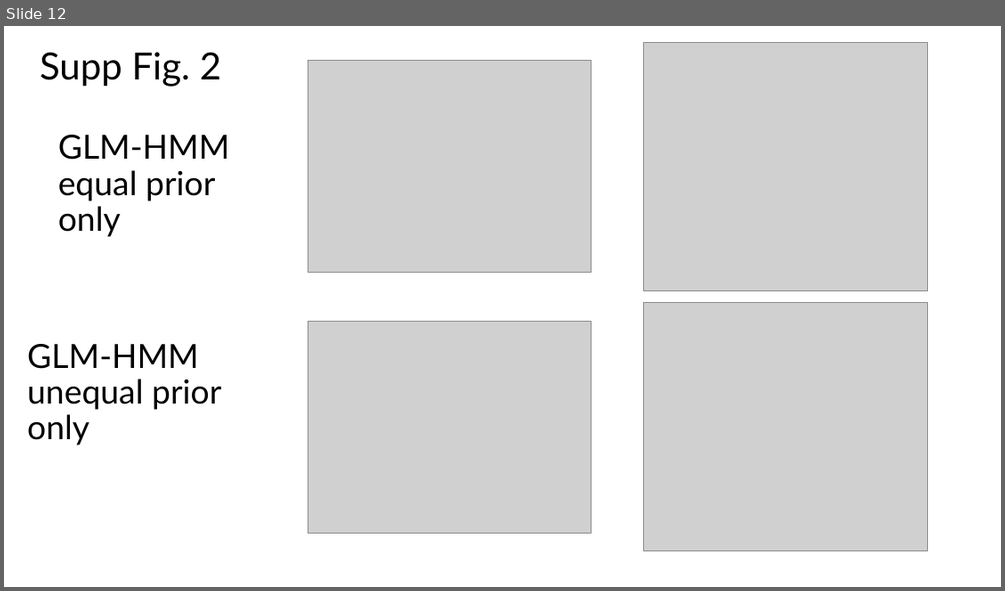
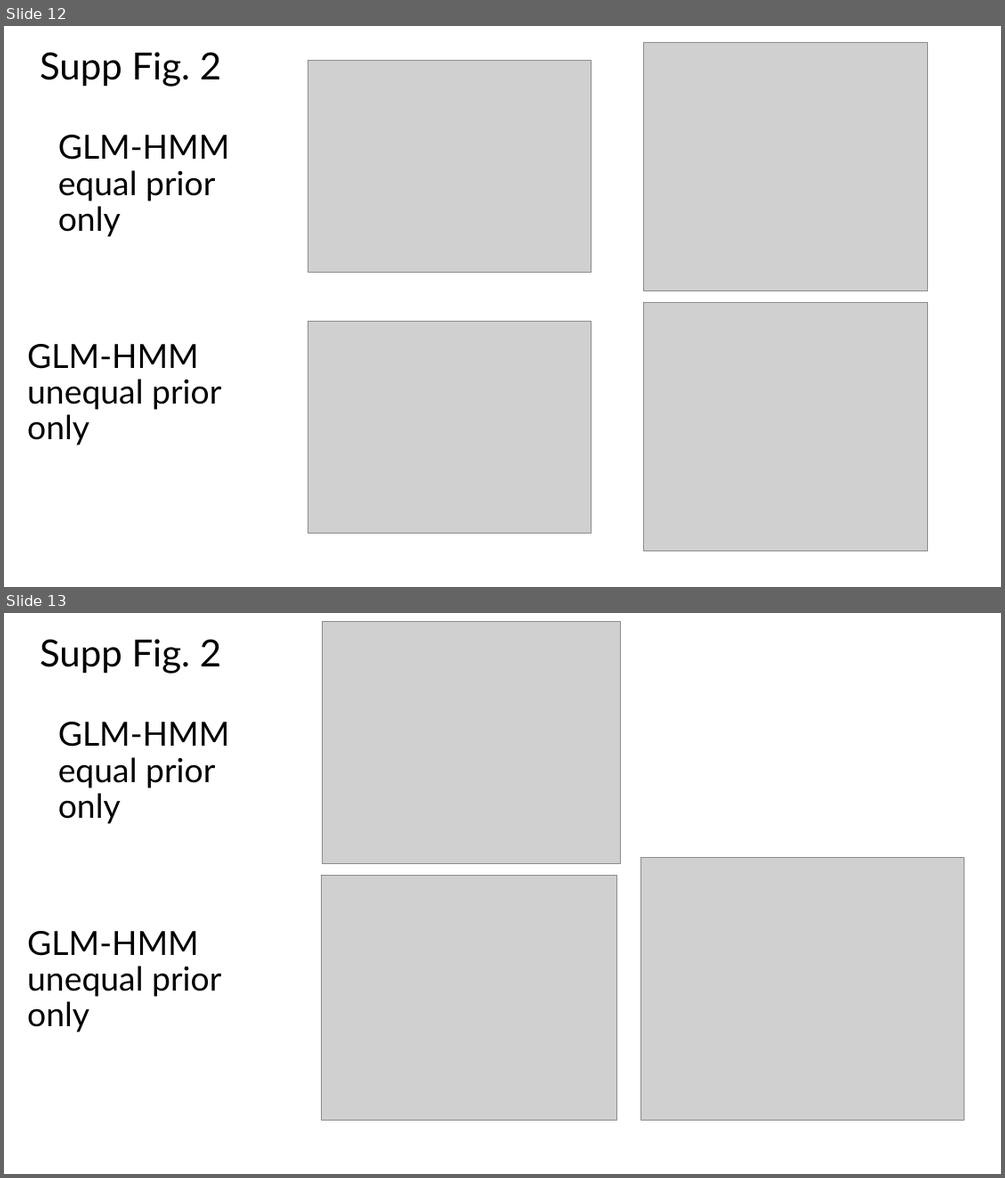
Before and after one commit to vaibrainium/prior-encoding-in-nhp-sc, a slide deck: dissemination/Prior encoding of Superior Colliculus in perceptual decision-making.pptx. Shown one above the other, each under a label of ours: slide 12 before the commit, slides 12 and 13 after it. The pictures are 1005x591 and 1005x1178 pixels, drawn with LibreOffice and Linux fonts; fonts in the diff are those of the drawing; grey boxes stand for pictures. Boxes give left, top, right and bottom in pixels: in the first picture for what was removed or moved away, otherwise in the second. Text is boxed around its words. In the diff, an @@ line names an element or a change of style, - is before the commit and + after.

```diff
--- a/dissemination/Prior encoding of Superior Colliculus in perceptual decision-making.pptx
+++ b/dissemination/Prior encoding of Superior Colliculus in perceptual decision-making.pptx
@@ slide 13 added at (4,613,1001,1174), background #FFFFFF @@
@@ title added at (40,639,221,674), 36 pt, text #000000 @@
+Supp Fig. 2
@@ picture added at (322,621,620,863) @@
@@ text added at (58,722,230,824), 32 pt, text #000000 @@
+GLM-HMM
+equal prior only
@@ picture added at (321,876,617,1120) @@
@@ picture added at (641,858,964,1119) @@
@@ text added at (27,931,221,1032), 32 pt, text #000000 @@
+GLM-HMM
+unequal prior only
```
Also in this commit, not shown: 2 slides changed, 2 other files.
